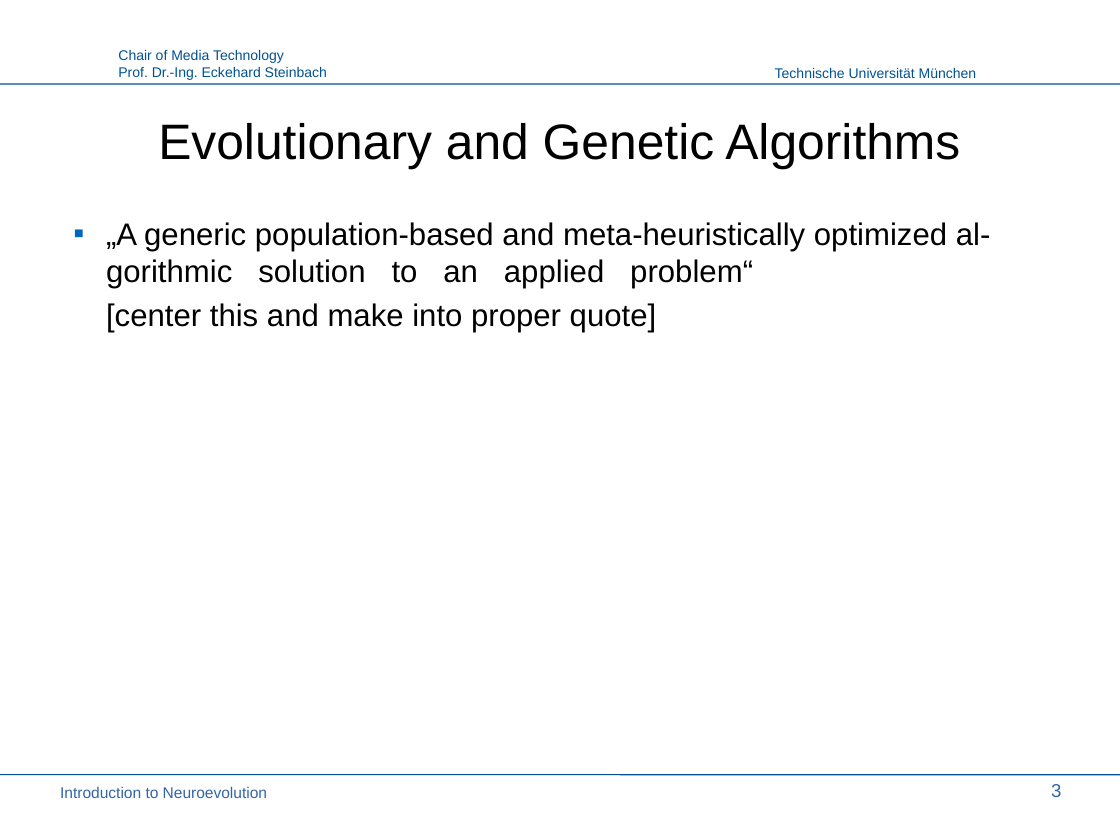
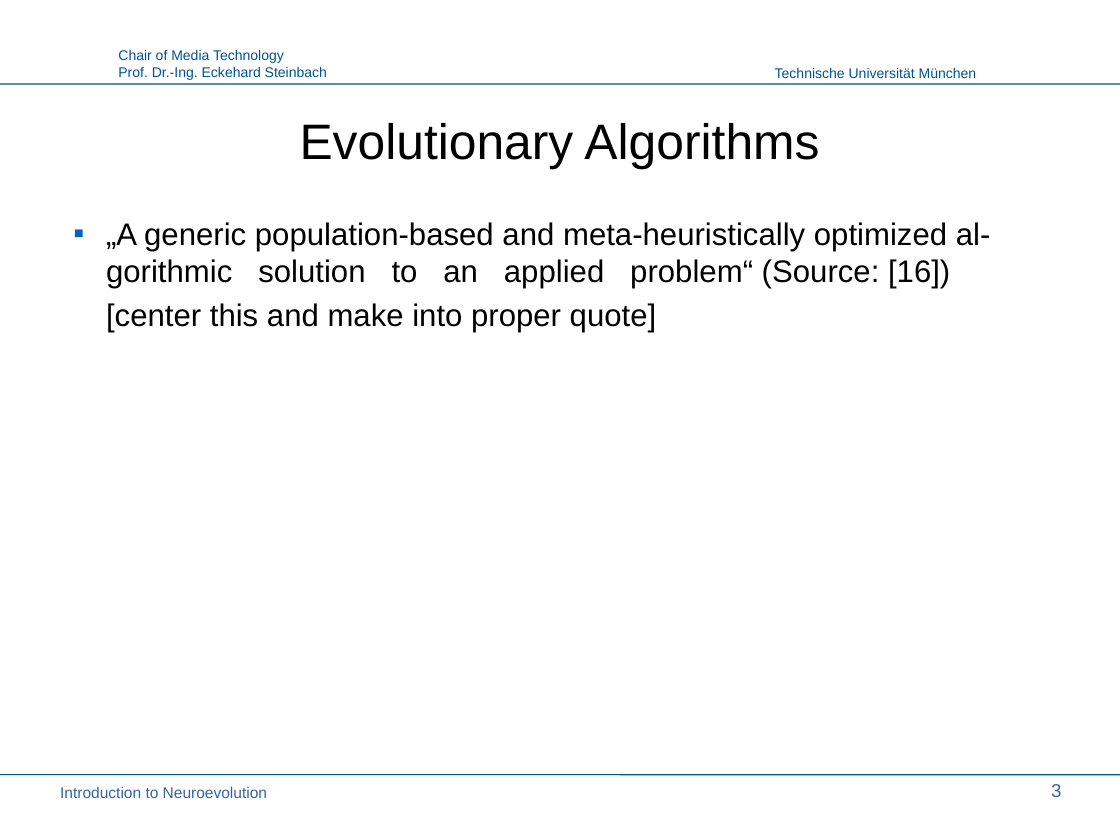
Before and after one commit to PaulPauls/Neuroevolution_of_Augmenting_Topologies_Paper, a slide deck: slide 3 of presentation/neuroevolution_presentation.odp. Drawn at 1120x840 pixels with LibreOffice and Linux fonts; fonts in the diff are those of the drawing; background and template pictures are left out. Boxes give left, top, right and bottom in pixels: in the first picture for what was removed or moved away, otherwise in the second. Text is boxed around its words. In the diff, an @@ line names an element or a change of style, - is before the commit and + after.

Commit message:
Iterate over presentation, adding some text from paper also applicable in presentation

```diff
--- a/presentation/neuroevolution_presentation.odp
+++ b/presentation/neuroevolution_presentation.odp
@@ title at box(300, 123, 819, 169): text changed @@
-Evolutionary and Genetic Algorithms
+Evolutionary Algorithms
@@ text at box(106, 222, 991, 288): text changed @@
-▪ „A generic population-based and meta-heuristically optimized al-gorithmic solution to an applied problem“
+▪ „A generic population-based and meta-heuristically optimized al-gorithmic solution to an applied problem“ (Source: [16])
```
Also in this commit, not shown: 7 other slides changed, 2 slides added.
